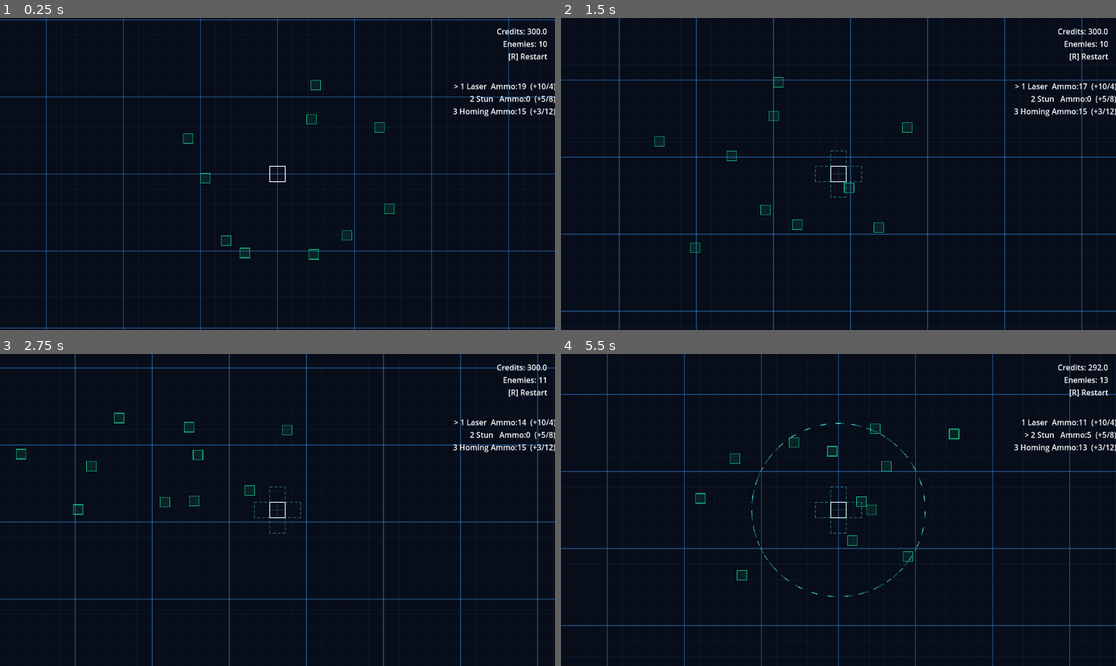
Above: before the commit, frames 1-4 (two rows, left to right).
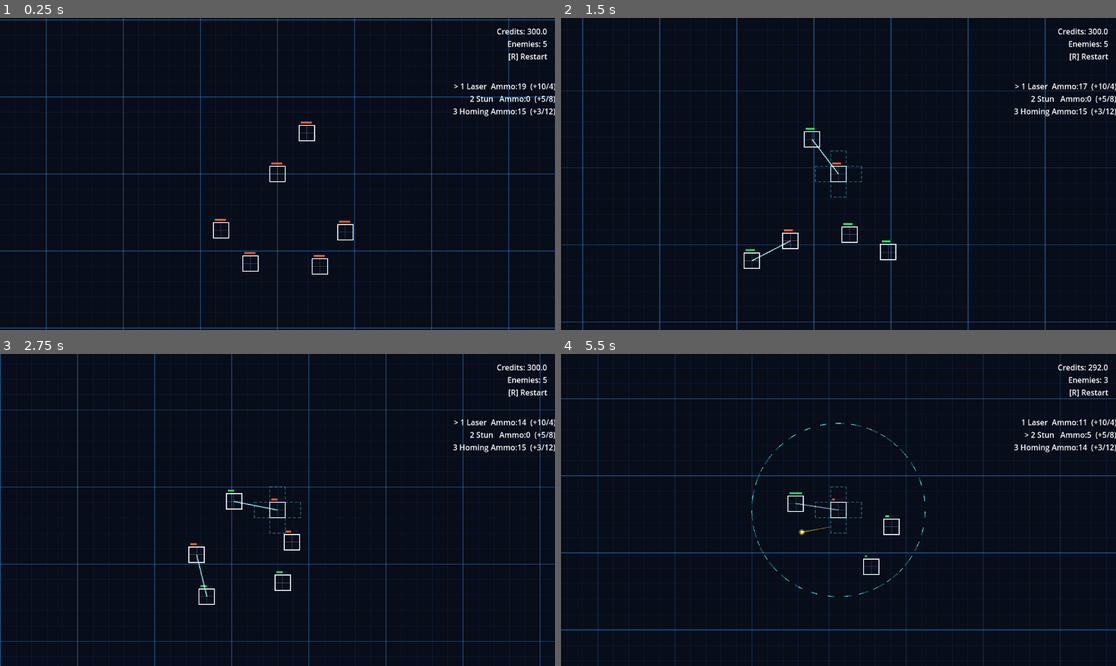
Above: after the commit, the same moments.

Repository: sudheej/neon.io
Game: Godot game, scene res://scenes/Main.tscn
Same seed, same stepped clock (60 frames per second), same inputs: the game is played once before the commit and once after it.
Inputs (mouse positions are in pixels of both pictures, inside the frame that each line leads up to):
- Up to frame 1 (0.25 s): no input
- Up to frame 2 (1.5 s): move the mouse to (960, 158) at 0.52 s; hold D (move_right) 0.53-1.28 s; hold E (expand_mode) 0.53-1.28 s; move the mouse to (727, 189) at 1.27 s; hold S (move_down) from 1.28 s (still down); click (727, 189) at 1.35 s
- Up to frame 3 (2.75 s): move the mouse to (333, 441) at 2.02 s; release S (move_down) at 2.03 s; hold D (move_right) from 2.03 s (still down); hold [ (select_prev_slot) from 2.03 s (still down)
- Up to frame 4 (5.5 s): move the mouse to (810, 572) at 2.77 s; release D (move_right) at 2.78 s; release [ (select_prev_slot) at 2.78 s; hold W (move_up) 2.78-3.53 s; tap Q (toggle_range) at 2.85 s; move the mouse to (1005, 556) at 3.52 s; hold 3 (weapon_homing) 3.53-4.28 s; hold A (move_left) 3.53-5.03 s; move the mouse to (672, 463) at 4.27 s; tap 1 (weapon_laser) at 4.35 s; move the mouse to (866, 510) at 5.02 s; hold S (move_down) from 5.03 s (still down); hold 2 (weapon_stun) from 5.03 s (still down)

The runs differ from the first frame. In frame 1, 0.6% of the frame differs, in the area x 32-99%, y 7-83%; in frame 2, 6.7%, in the area x 0-100%, y 0-100%; in frame 3, 6.5%; in frame 4, 5.9%.

Commit message:
Checkpoint AI introduction

Diff:
--- a/scenes/Player.tscn
+++ b/scenes/Player.tscn
@@ -1,8 +1,9 @@
-[gd_scene load_steps=4 format=3]
+[gd_scene load_steps=5 format=3]
 
 [ext_resource type="Script" path="res://scripts/player/Player.gd" id="1"]
 [ext_resource type="Script" path="res://scripts/player/PlayerShape.gd" id="2"]
 [ext_resource type="Script" path="res://scripts/weapons/WeaponSystem.gd" id="3"]
+[ext_resource type="Script" path="res://scripts/ui/HealthBar.gd" id="4"]
 
 [node name="Player" type="Node2D"]
 script = ExtResource("1")
@@ -12,3 +13,6 @@
 
 [node name="WeaponSystem" type="Node" parent="."]
 script = ExtResource("3")
+
+[node name="HealthBar" type="Node2D" parent="."]
+script = ExtResource("4")
--- a/scenes/World.tscn
+++ b/scenes/World.tscn
@@ -39,6 +39,34 @@
 horizontal_alignment = 2
 text = "> 1 Laser  Ammo:20  (+10/4)\n  2 Stun   Ammo:0   (+5/8)\n  3 Homing Ammo:0   (+3/12)"
 
+[node name="GameOver" type="CanvasLayer" parent="."]
+layer = 20
+visible = false
+
+[node name="Overlay" type="ColorRect" parent="GameOver"]
+anchor_left = 0.0
+anchor_top = 0.0
+anchor_right = 1.0
+anchor_bottom = 1.0
+offset_left = 0.0
+offset_top = 0.0
+offset_right = 0.0
+offset_bottom = 0.0
+color = Color(0, 0, 0, 0.6)
+
+[node name="Label" type="Label" parent="GameOver"]
+anchor_left = 0.5
+anchor_top = 0.5
+anchor_right = 0.5
+anchor_bottom = 0.5
+offset_left = -140.0
+offset_top = -30.0
+offset_right = 140.0
+offset_bottom = 30.0
+horizontal_alignment = 1
+vertical_alignment = 1
+text = "GAME OVER\nPress R to restart"
+
 [node name="Enemies" type="Node2D" parent="."]
 
 [node name="Camera2D" type="Camera2D" parent="."]
--- /dev/null
+++ b/scripts/ai/AIController.gd
@@ -0,0 +1,155 @@
+extends Node
+class_name AIController
+
+const WeaponSlot = preload("res://scripts/weapons/WeaponSlot.gd")
+
+const SEEK_RANGE: float = 420.0
+const TOO_CLOSE: float = 90.0
+const DODGE_RADIUS: float = 120.0
+const SEPARATION_RADIUS: float = 60.0
+const RAMP_TIME: float = 75.0
+
+var player: Node2D = null
+var current_target: Node2D = null
+var target_timer: float = 0.0
+var profile: int = 0
+
+enum AIProfile { BALANCED, LASER, STUNNER, HOMING }
+
+func _ready() -> void:
+	player = get_parent() as Node2D
+	if player != null and player.has_method("set_ai_enabled"):
+		player.set_ai_enabled(true)
+	profile = randi() % 4
+
+func _process(delta: float) -> void:
+	if player == null or not is_instance_valid(player):
+		return
+	var targets = get_tree().get_nodes_in_group("combatants")
+	_update_target(player, targets, delta)
+	var move = _compute_seek_vector(player, targets)
+	move += _compute_separation_vector(player, targets)
+	move += _compute_dodge_vector(player) * 0.6
+	move *= _difficulty_scale()
+	if player.has_method("set_ai_move_command"):
+		player.set_ai_move_command(move)
+		_maybe_pick_weapon(player, targets, delta)
+		_set_preferred_target(player)
+
+func _compute_seek_vector(owner: Node2D, targets: Array) -> Vector2:
+	if current_target == null or not is_instance_valid(current_target):
+		return Vector2.ZERO
+	var to_target = (current_target.global_position - owner.global_position)
+	var best_dist = to_target.length()
+	if best_dist < TOO_CLOSE:
+		var lateral = Vector2(-to_target.y, to_target.x).normalized()
+		return (-to_target.normalized() + lateral * 0.6).normalized()
+	return to_target.normalized()
+
+func _compute_dodge_vector(owner: Node2D) -> Vector2:
+	var dodge = Vector2.ZERO
+	var projectiles = get_tree().get_nodes_in_group("projectiles")
+	for p in projectiles:
+		var node = p as Node2D
+		if node == null:
+			continue
+		var to_me = owner.global_position - node.global_position
+		var dist = to_me.length()
+		if dist < 0.001 or dist > DODGE_RADIUS:
+			continue
+		dodge += to_me.normalized() * (1.0 - dist / DODGE_RADIUS)
+	return dodge
+
+func _compute_separation_vector(owner: Node2D, targets: Array) -> Vector2:
+	var sep = Vector2.ZERO
+	for t in targets:
+		var node = t as Node2D
+		if node == null or node == owner:
+			continue
+		var to_me = owner.global_position - node.global_position
+		var dist = to_me.length()
+		if dist < 0.001 or dist > SEPARATION_RADIUS:
+			continue
+		sep += to_me.normalized() * (1.0 - dist / SEPARATION_RADIUS)
+	return sep
+
+func _update_target(owner: Node2D, targets: Array, delta: float) -> void:
+	target_timer -= delta
+	if current_target != null and is_instance_valid(current_target) and target_timer > 0.0:
+		return
+	current_target = null
+	var best_score = -1.0
+	for t in targets:
+		var node = t as Node2D
+		if node == null or node == owner:
+			continue
+		var d = owner.global_position.distance_to(node.global_position)
+		if d > SEEK_RANGE:
+			continue
+		var score = 1.0 / max(d, 1.0)
+		if node.is_in_group("player"):
+			score *= 0.7
+		if score > best_score:
+			best_score = score
+			current_target = node
+	target_timer = randf_range(0.8, 1.6)
+
+func _maybe_pick_weapon(owner: Node2D, targets: Array, _delta: float) -> void:
+	if not owner.has_node("WeaponSystem"):
+		return
+	var system = owner.get_node("WeaponSystem")
+	if system == null:
+		return
+	var best_dist = SEEK_RANGE
+	for t in targets:
+		var node = t as Node2D
+		if node == null or node == owner:
+			continue
+		var d = owner.global_position.distance_to(node.global_position)
+		if d < best_dist:
+			best_dist = d
+	var weapon_type = system.get_selected_weapon_type()
+	match profile:
+		AIProfile.LASER:
+			weapon_type = WeaponSlot.WeaponType.LASER
+		AIProfile.STUNNER:
+			if best_dist < 180.0:
+				weapon_type = WeaponSlot.WeaponType.STUN
+			else:
+				weapon_type = WeaponSlot.WeaponType.LASER
+		AIProfile.HOMING:
+			if best_dist < 300.0:
+				weapon_type = WeaponSlot.WeaponType.HOMING
+			else:
+				weapon_type = WeaponSlot.WeaponType.LASER
+		_:
+			if best_dist < 140.0:
+				weapon_type = WeaponSlot.WeaponType.STUN
+			elif best_dist < 260.0:
+				weapon_type = WeaponSlot.WeaponType.HOMING
+			else:
+				weapon_type = WeaponSlot.WeaponType.LASER
+	if system.get_weapon_ammo(weapon_type) <= 0:
+		system.select_weapon_and_buy(weapon_type)
+	else:
+		system.try_set_selected_weapon(weapon_type)
+
+func _set_preferred_target(owner: Node2D) -> void:
+	if current_target == null or not is_instance_valid(current_target):
+		return
+	if not owner.has_node("WeaponSystem"):
+		return
+	var system = owner.get_node("WeaponSystem")
+	if system == null:
+		return
+	system.set_preferred_target(current_target)
+
+func _difficulty_scale() -> float:
+	var world = get_tree().get_first_node_in_group("world")
+	if world == null:
+		return 0.5
+	var elapsed = world.get("elapsed")
+	if elapsed == null:
+		return 0.5
+	var t = clamp(float(elapsed) / RAMP_TIME, 0.0, 1.0)
+	return lerpf(0.45, 1.0, t)
--- a/scripts/player/Player.gd
+++ b/scripts/player/Player.gd
@@ -3,6 +3,8 @@
 
 const PlayerShapeScript = preload("res://scripts/player/PlayerShape.gd")
 const WeaponSlot = preload("res://scripts/weapons/WeaponSlot.gd")
+
+signal died(victim: Node)
 
 const MOVE_SPEED: float = 180.0
 const ACCEL: float = 12.0
@@ -12,6 +14,12 @@
 var expand_mode: bool = false
 var show_range: bool = false
 var range_phase: float = 0.0
+var is_ai: bool = false
+var ai_move: Vector2 = Vector2.ZERO
+var max_health: float = 40.0
+var health: float = 40.0
+var stun_time: float = 0.0
+var damage_flash: float = 0.0
 
 var move_command: Vector2 = Vector2.ZERO
 var expand_command: bool = false
@@ -24,7 +32,9 @@
 @onready var weapon_system = $WeaponSystem
 
 func _ready() -> void:
-	add_to_group("player")
+	add_to_group("combatants")
+	if not is_ai:
+		add_to_group("player")
 
 func _process(delta: float) -> void:
 	pulse_timer -= delta
@@ -32,6 +42,10 @@
 		_spawn_pulse()
 		pulse_timer = randf_range(0.15, 0.35)
 	range_phase = fmod(range_phase + delta * 0.6, TAU)
+	if stun_time > 0.0:
+		stun_time = maxf(stun_time - delta, 0.0)
+	if damage_flash > 0.0:
+		damage_flash = maxf(damage_flash - delta, 0.0)
 
 	for i in range(pulses.size() - 1, -1, -1):
 		pulses[i]["time"] -= delta
@@ -41,12 +55,19 @@
 	queue_redraw()
 
 func _physics_process(delta: float) -> void:
-	_update_commands()
+	if is_ai:
+		move_command = ai_move
+	else:
+		_update_commands()
 	var target_vel = move_command.normalized() * MOVE_SPEED
+	if stun_time > 0.0:
+		target_vel *= 0.35
 	velocity = velocity.lerp(target_vel, 1.0 - pow(0.001, delta * ACCEL))
 	global_position += velocity * delta
 
 func _unhandled_input(event: InputEvent) -> void:
+	if is_ai:
+		return
 	if event.is_action_pressed("expand_mode"):
 		expand_mode = !expand_mode
 		expand_command = expand_mode
@@ -90,6 +111,29 @@
 		return false
 	xp -= amount
 	return true
+
+func set_ai_enabled(enabled: bool) -> void:
+	is_ai = enabled
+	if is_ai:
+		if is_in_group("player"):
+			remove_from_group("player")
+	else:
+		if not is_in_group("player"):
+			add_to_group("player")
+
+func set_ai_move_command(dir: Vector2) -> void:
+	ai_move = dir
+
+func apply_damage(amount: float, stun_duration: float, source: Node = null) -> void:
+	health -= amount
+	if stun_duration > 0.0:
+		stun_time = maxf(stun_time, stun_duration)
+	damage_flash = 0.25
+	if health <= 0.0:
+		if source != null and source.has_method("add_xp"):
+			source.add_xp(10.0)
+		emit_signal("died", self)
+		queue_free()
 
 func local_to_grid(v: Vector2) -> Vector2i:
 	return shape.local_to_grid(v)
--- /dev/null
+++ b/scripts/ui/HealthBar.gd
@@ -0,0 +1,39 @@
+extends Node2D
+class_name HealthBar
+
+const WIDTH: float = 26.0
+const HEIGHT: float = 4.0
+const OFFSET_Y: float = -24.0
+const LERP_SPEED: float = 6.0
+
+var display_ratio: float = 1.0
+
+func _process(_delta: float) -> void:
+	var parent = get_parent()
+	if parent != null and parent.has_method("get"):
+		var max_health = parent.get("max_health")
+		var health = parent.get("health")
+		if max_health != null and health != null and float(max_health) > 0.0:
+			var target_ratio = clamp(float(health) / float(max_health), 0.0, 1.0)
+			display_ratio = lerpf(display_ratio, target_ratio, 1.0 - pow(0.001, _delta * LERP_SPEED))
+	queue_redraw()
+
+func _draw() -> void:
+	var parent = get_parent()
+	if parent == null:
+		return
+	if not parent.has_method("get"):
+		return
+	var max_health = parent.get("max_health")
+	var health = parent.get("health")
+	var flash = parent.get("damage_flash")
+	if max_health == null or health == null:
+		return
+	var ratio = display_ratio
+	var pos = Vector2(-WIDTH * 0.5, OFFSET_Y)
+	var bg = Color(0.05, 0.1, 0.15, 0.8)
+	var fg = Color(0.2, 0.9, 0.4, 0.9)
+	var hit = Color(1.0, 0.4, 0.2, 0.9)
+	draw_rect(Rect2(pos, Vector2(WIDTH, HEIGHT)), bg, true)
+	var bar_color = hit if float(flash) > 0.0 else fg
+	draw_rect(Rect2(pos, Vector2(WIDTH * ratio, HEIGHT)), bar_color, true)
--- a/scripts/weapons/WeaponSystem.gd
+++ b/scripts/weapons/WeaponSystem.gd
@@ -5,8 +5,8 @@
 const PlayerShapeScript = preload("res://scripts/player/PlayerShape.gd")
 
 const FIRE_COOLDOWN: float = 0.35
-const STUN_COST: float = 8.0
-const HOMING_COST: float = 14.0
+const STUN_COST: float = 0.0
+const HOMING_COST: float = 0.0
 const LASER_PACK_COST: float = 4.0
 const STUN_PACK_COST: float = 8.0
 const HOMING_PACK_COST: float = 12.0
@@ -39,6 +39,7 @@
 	WeaponSlot.WeaponType.HOMING: 15
 }
 var auto_reload: bool = true
+var preferred_target: Node2D = null
 
 func _ready() -> void:
 	player = get_parent() as Node2D
@@ -203,7 +204,7 @@
 		else:
 			return
 
-	var target = _find_nearest_enemy_in_range(origin, slot.range, enemies)
+	var target = _find_target_in_range(origin, slot.range, enemies)
 	if target == null:
 		return
 
@@ -227,6 +228,17 @@
 			best_enemy = enemy_node
 	return best_enemy
 
+func _find_target_in_range(origin: Vector2, max_range: float, enemies: Array[Node]) -> Node2D:
+	if preferred_target != null and is_instance_valid(preferred_target):
+		if enemies.has(preferred_target):
+			var dist = origin.distance_to(preferred_target.global_position)
+			if dist <= max_range:
+				return preferred_target
+	return _find_nearest_enemy_in_range(origin, max_range, enemies)
+
+func set_preferred_target(target: Node2D) -> void:
+	preferred_target = target
+
 func _fire_at_target(slot: WeaponSlot, origin: Vector2, target: Node2D) -> void:
 	var world = get_tree().get_first_node_in_group("world") as Node
 	if world == null:
@@ -244,7 +256,7 @@
 	if slot.weapon_type == WeaponSlot.WeaponType.HOMING:
 		var homing = preload("res://scripts/weapons/projectiles/HomingShot.gd").new()
 		homing.global_position = origin
-		homing.setup(origin, target, damage)
+		homing.setup(origin, target, damage, player)
 		world.add_child(homing)
 	else:
 		var laser = preload("res://scripts/weapons/projectiles/LaserShot.gd").new()
@@ -254,7 +266,7 @@
 
 	if slot.weapon_type != WeaponSlot.WeaponType.HOMING:
 		if target.has_method("apply_damage"):
-			target.apply_damage(damage, stun_duration)
+			target.apply_damage(damage, stun_duration, player)
 
 func _set_slot_weapon(slot: WeaponSlot, weapon_type: int) -> void:
 	slot.weapon_type = weapon_type
--- a/scripts/weapons/projectiles/HomingShot.gd
+++ b/scripts/weapons/projectiles/HomingShot.gd
@@ -14,17 +14,20 @@
 var trail: Array[Vector2] = []
 const TRAIL_POINTS: int = 10
 var damage: float = 0.0
+var source: Node = null
 
 func _ready() -> void:
 	var mat = ShaderMaterial.new()
 	mat.shader = GlowShader
 	material = mat
 	add_to_group("homing_missiles")
+	add_to_group("projectiles")
 
-func setup(start_pos: Vector2, target_node: Node2D, damage_amount: float) -> void:
+func setup(start_pos: Vector2, target_node: Node2D, damage_amount: float, source_node: Node = null) -> void:
 	global_position = start_pos
 	target = target_node
 	damage = damage_amount
+	source = source_node
 	queue_redraw()
 
 func _process(delta: float) -> void:
@@ -37,7 +40,10 @@
 		var dist = dir.length()
 		if dist <= HIT_RADIUS:
 			if target.has_method("apply_damage"):
-				target.apply_damage(damage, 0.0)
+				if source != null and is_instance_valid(source):
+					target.apply_damage(damage, 0.0, source)
+				else:
+					target.apply_damage(damage, 0.0, null)
 			queue_free()
 			return
 		var desired = dir.normalized()
--- a/scripts/weapons/projectiles/LaserShot.gd
+++ b/scripts/weapons/projectiles/LaserShot.gd
@@ -12,9 +12,10 @@
 var origin_offset: Vector2 = Vector2.ZERO
 
 func _ready() -> void:
-	var mat := ShaderMaterial.new()
+	var mat = ShaderMaterial.new()
 	mat.shader = LaserShader
 	material = mat
+	add_to_group("projectiles")
 
 func setup(
 	p_start: Vector2,
@@ -28,6 +29,7 @@
 	origin_node = p_origin_node
 	origin_offset = p_origin_offset
 	target_node = p_target_node
+	global_position = start_pos
 	queue_redraw()
 
 func _process(delta: float) -> void:
@@ -37,6 +39,7 @@
 	else:
 		if origin_node != null and is_instance_valid(origin_node):
 			start_pos = origin_node.global_position + origin_offset
+			global_position = start_pos
 		if target_node != null and is_instance_valid(target_node):
 			end_pos = target_node.global_position
 		queue_redraw()
@@ -47,5 +50,5 @@
 	var t := time_left / LIFE
 	var color := Color(0.4, 1.0, 1.0, 0.6 * t)
 	var core := Color(0.8, 1.0, 1.0, 0.9 * t)
-	draw_line(to_local(start_pos), to_local(end_pos), color, 3.0)
-	draw_line(to_local(start_pos), to_local(end_pos), core, 1.0)
+	draw_line(Vector2.ZERO, to_local(end_pos), color, 3.0)
+	draw_line(Vector2.ZERO, to_local(end_pos), core, 1.0)
--- a/scripts/world/World.gd
+++ b/scripts/world/World.gd
@@ -3,51 +3,76 @@
 
 const WeaponSlot = preload("res://scripts/weapons/WeaponSlot.gd")
 
-const ENEMY_COUNT: int = 10
+const ENEMY_START: int = 5
 const ENEMY_SPAWN_RADIUS: float = 260.0
 const MAX_ENEMIES: int = 16
-const SPAWN_INTERVAL: float = 1.8
+const SPAWN_INTERVAL: float = 2.4
+const SPAWN_RAMP_SECONDS: float = 25.0
+const PlayerScene = preload("res://scenes/Player.tscn")
+const AIControllerScript = preload("res://scripts/ai/AIController.gd")
 
 var spawn_timer: float = 0.0
+var elapsed: float = 0.0
+var game_over: bool = false
 
 @onready var player = $Player
 @onready var enemies_root = $Enemies
 @onready var camera = $Camera2D
 @onready var hud_label: Label = $HUD/Info
 @onready var weapon_legend: Label = $HUD/WeaponLegend
+@onready var game_over_layer: CanvasLayer = $GameOver
 
 func _ready() -> void:
 	add_to_group("world")
 	_randomize_enemies()
 	spawn_timer = SPAWN_INTERVAL
+	if player != null and player.has_signal("died"):
+		player.died.connect(_on_player_died)
 
 func _unhandled_input(event: InputEvent) -> void:
 	if event.is_action_pressed("restart_game"):
 		get_tree().reload_current_scene()
 
 func _process(delta: float) -> void:
+	if game_over:
+		return
+	if player == null or not is_instance_valid(player):
+		return
 	camera.global_position = player.global_position
-	var enemies: Array[Node] = _get_enemy_list()
-	player.weapon_system.process_weapons(delta, enemies)
-	_update_hud(enemies)
+	elapsed += delta
+	var combatants: Array[Node] = _get_combatants()
+	_process_combatants(delta, combatants)
+	_update_hud(combatants)
 	_update_weapon_legend()
-	_maybe_spawn_enemy(delta, enemies.size())
+	_maybe_spawn_enemy(delta, combatants.size() - 1)
 
-func _get_enemy_list() -> Array[Node]:
-	var enemies: Array[Node] = get_tree().get_nodes_in_group("enemies")
-	enemies.sort_custom(func(a, b): return a.get_instance_id() < b.get_instance_id())
-	return enemies
+func _get_combatants() -> Array[Node]:
+	var list: Array[Node] = get_tree().get_nodes_in_group("combatants")
+	list.sort_custom(func(a, b): return a.get_instance_id() < b.get_instance_id())
+	return list
+
+func _process_combatants(delta: float, combatants: Array[Node]) -> void:
+	for entity in combatants:
+		var node = entity as Node
+		if node == null:
+			continue
+		if not node.has_node("WeaponSystem"):
+			continue
+		var system = node.get_node("WeaponSystem")
+		var targets = combatants.filter(func(item): return item != node)
+		system.process_weapons(delta, targets)
 
 func _randomize_enemies() -> void:
-	for i in range(ENEMY_COUNT):
+	for i in range(ENEMY_START):
 		_spawn_enemy()
 
 func _spawn_enemy() -> void:
-	var enemy_scene := preload("res://scenes/Enemy.tscn")
-	var enemy := enemy_scene.instantiate() as Node2D
-	var angle := randf_range(0.0, TAU)
-	var radius := randf_range(120.0, ENEMY_SPAWN_RADIUS)
+	var enemy = PlayerScene.instantiate() as Node2D
+	var angle = randf_range(0.0, TAU)
+	var radius = randf_range(120.0, ENEMY_SPAWN_RADIUS)
 	enemy.global_position = player.global_position + Vector2(cos(angle), sin(angle)) * radius
+	var ai = AIControllerScript.new()
+	enemy.add_child(ai)
 	enemies_root.add_child(enemy)
 
 func _maybe_spawn_enemy(delta: float, enemy_count: int) -> void:
@@ -55,14 +80,25 @@
 	if spawn_timer > 0.0:
 		return
 	spawn_timer = SPAWN_INTERVAL
-	if enemy_count >= MAX_ENEMIES:
+	var cap = _current_enemy_cap()
+	if enemy_count >= cap:
 		return
 	_spawn_enemy()
 
-func _update_hud(enemies: Array[Node]) -> void:
+func _update_hud(combatants: Array[Node]) -> void:
 	if hud_label == null:
 		return
-	hud_label.text = "Credits: %.1f\nEnemies: %d\n[R] Restart" % [player.xp, enemies.size()]
+	var enemy_count = max(combatants.size() - 1, 0)
+	hud_label.text = "Credits: %.1f\nEnemies: %d\n[R] Restart" % [player.xp, enemy_count]
+
+func _current_enemy_cap() -> int:
+	var ramp = int(floor(elapsed / SPAWN_RAMP_SECONDS))
+	return clamp(ENEMY_START + ramp, ENEMY_START, MAX_ENEMIES)
+
+func _on_player_died(_victim: Node) -> void:
+	game_over = true
+	if game_over_layer != null:
+		game_over_layer.visible = true
 
 func _update_weapon_legend() -> void:
 	if weapon_legend == null:
